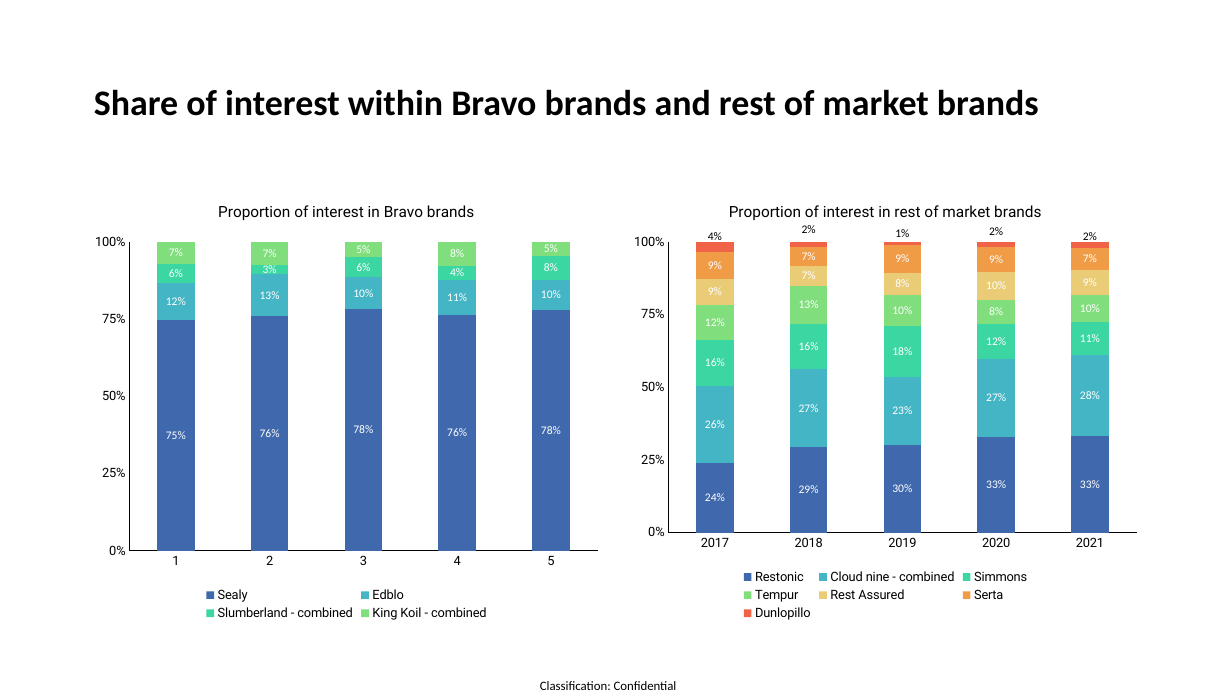
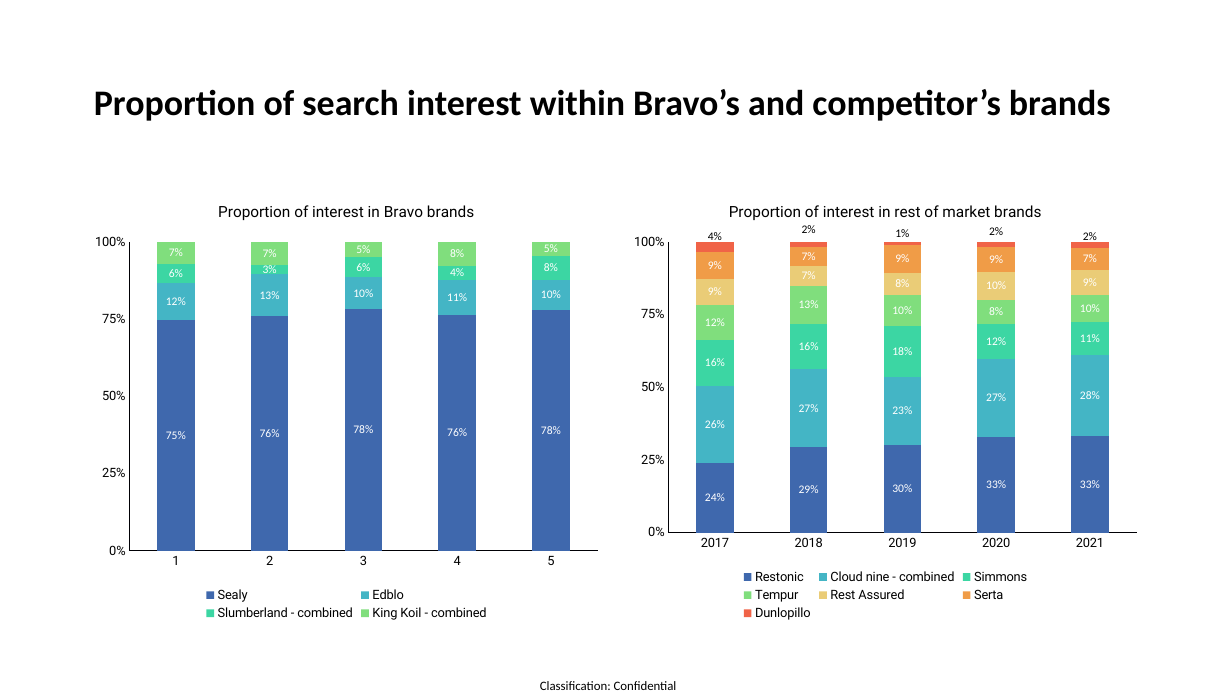
Before and after one commit to twdobson/mattress-trends, a slide deck: slide 52 of bravo_preso.pptx (slide 15 before the commit). Drawn at 1232x693 pixels with LibreOffice and Linux fonts; fonts in the diff are those of the drawing. Boxes give left, top, right and bottom in pixels: in the first picture for what was removed or moved away, otherwise in the second. Text is boxed around its words. In the diff, an @@ line names an element or a change of style, - is before the commit and + after.

```diff
--- a/bravo_preso.pptx
+++ b/bravo_preso.pptx
@@ title at [94, 89, 1111, 121]: text changed @@
-Share of interest within Bravo brands and rest of market brands
+Proportion of search interest within Bravo’s and competitor’s brands
```
Also in this commit, not shown: 9 other slides changed, 13 slides added, 2 slides removed, 4 other files.
